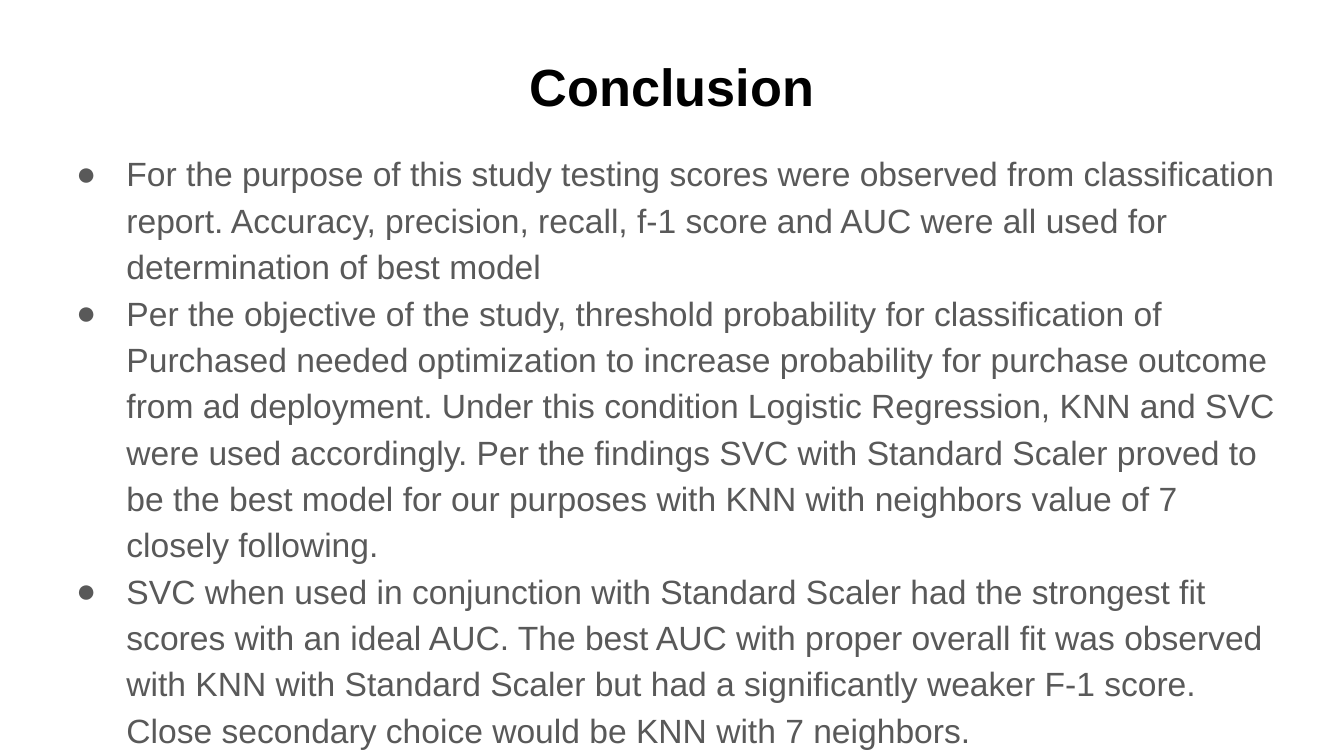
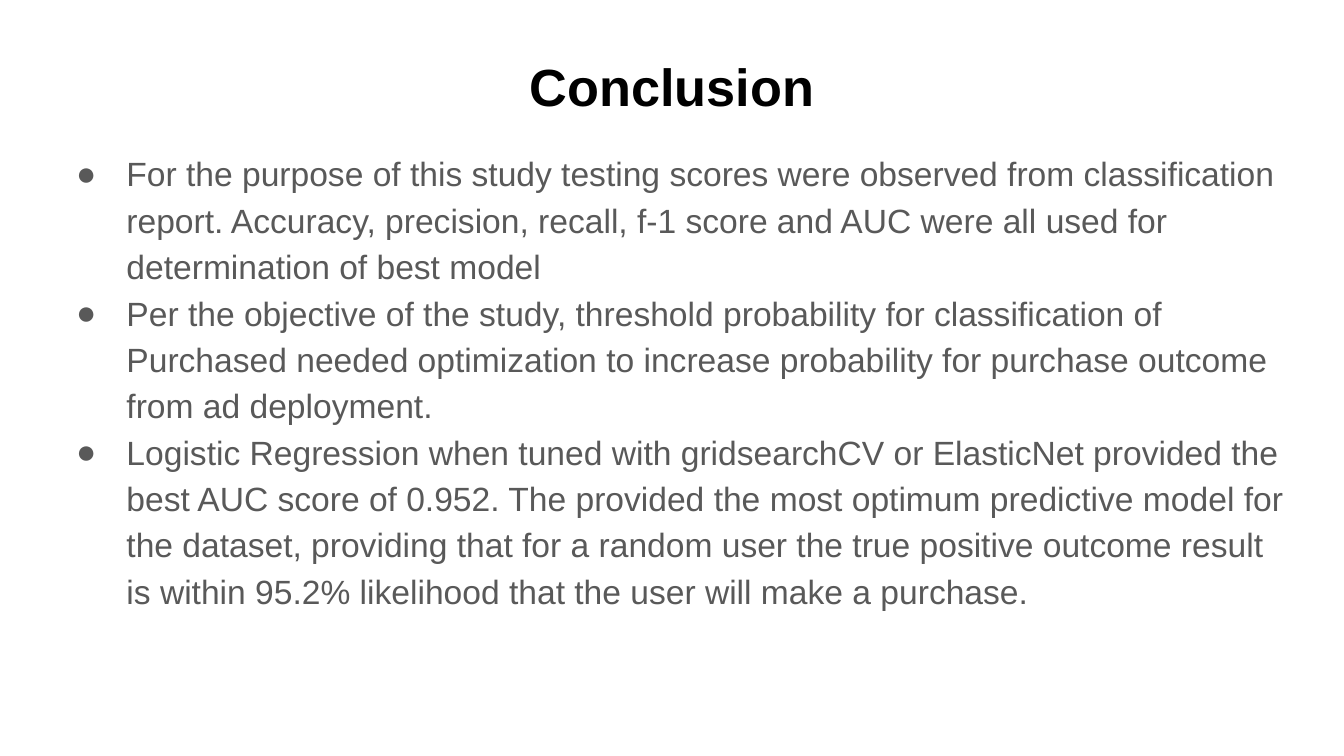
Before and after one commit to TimusLetap/Social-Network-Ads, a slide deck: slide 10 of Capstone Project Presentation.pptx. Drawn at 1344x756 pixels with LibreOffice and Linux fonts; fonts in the diff are those of the drawing. Boxes give left, top, right and bottom in pixels: in the first picture for what was removed or moved away, otherwise in the second. Text is boxed around its words. In the diff, an @@ line names an element or a change of style, - is before the commit and + after.

```diff
--- a/Capstone Project Presentation.pptx
+++ b/Capstone Project Presentation.pptx
@@ text at [126,301,1283,610]: text changed @@
-● Per the objective of the study, threshold probability for classification of Purchased needed optimization to increase probability for purchase outcome from ad deployment. Under this condition Logistic Regression, KNN and SVC were used accordingly. Per the findings SVC with Standard Scaler proved to be the best model for our purposes with KNN with neighbors value of 7 closely following.
-● SVC when used in conjunction with Standard Scaler had the strongest fit scores with an ideal AUC. The best AUC with proper overall fit was observed with KNN with Standard Scaler but had a significantly weaker F-1 score. Close secondary choice would be KNN with 7 neighbors.
+● Per the objective of the study, threshold probability for classification of Purchased needed optimization to increase probability for purchase outcome from ad deployment.
+● Logistic Regression when tuned with gridsearchCV or ElasticNet provided the best AUC score of 0.952. The provided the most optimum predictive model for the dataset, providing that for a random user the true positive outcome result is within 95.2% likelihood that the user will make a purchase.
```
Also in this commit, not shown: 2 other slides changed, 1 other file.
